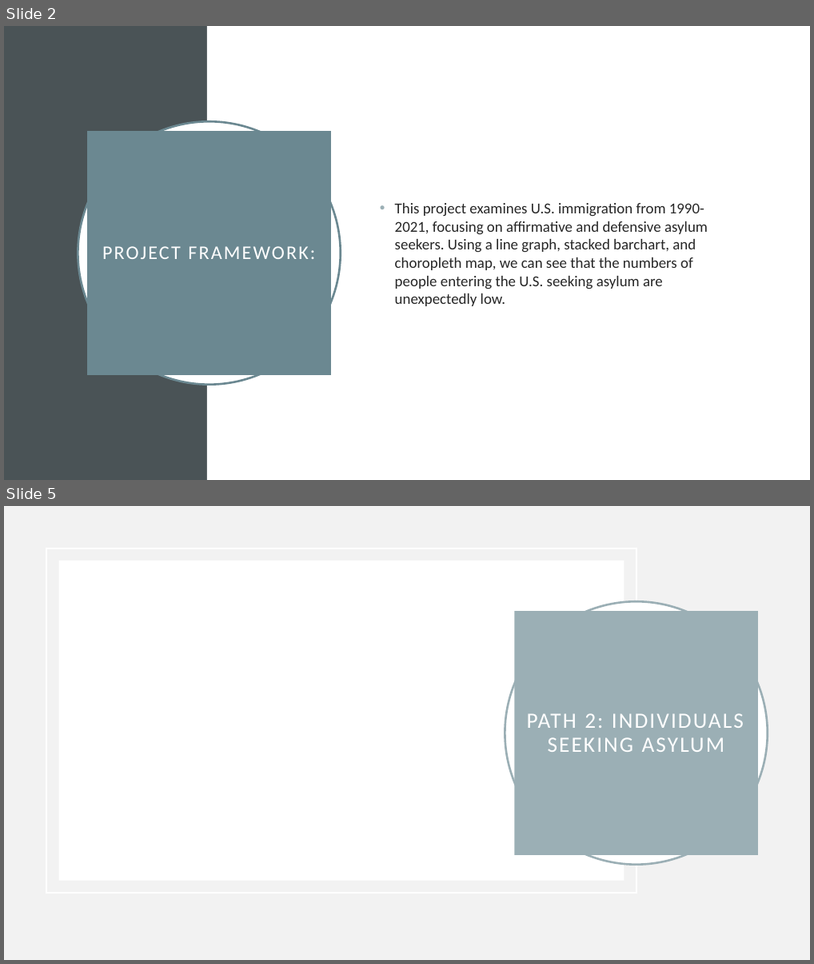
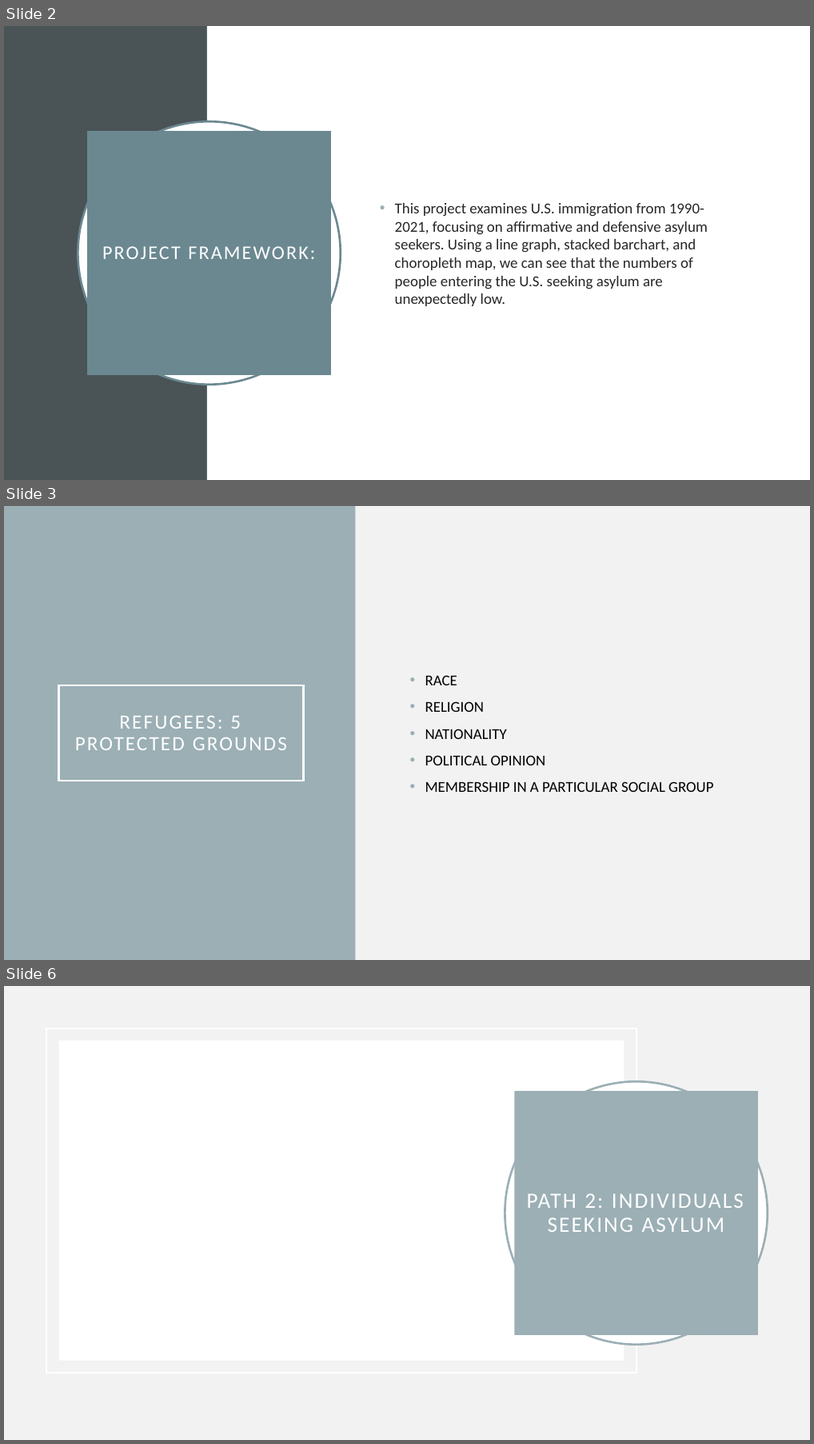
Before and after one commit to ASwigart/groupproject-3, a slide deck: GrpProject3.pptx. Shown one above the other, each under a label of ours: slides 2 and 5 before the commit, slides 2, 3 and 6 after it; the slides between them are not shown. The pictures are 814x964 and 814x1444 pixels, drawn with LibreOffice and Linux fonts; fonts in the diff are those of the drawing. Boxes give left, top, right and bottom in pixels: in the first picture for what was removed or moved away, otherwise in the second. Text is boxed around its words. In the diff, an @@ line names an element or a change of style, - is before the commit and + after.

```diff
--- a/GrpProject3.pptx
+++ b/GrpProject3.pptx
@@ slide 3 added at bbox=[4, 506, 810, 960], background #9BAFB5 @@
@@ rectangle added at bbox=[355, 506, 810, 960], fill #F2F2F2 @@
@@ title added at bbox=[59, 685, 304, 780], outline #FFFFFF 2.5 pt, 24 pt, text #FFFFFF @@
+REFUGEES: 5 PROTECTED GROUNDS
@@ text added at bbox=[426, 675, 714, 792], 18 pt, text #000000 @@
+• RACE
+• RELIGION
+• NATIONALITY
+• POLITICAL OPINION
+• MEMBERSHIP IN A PARTICULAR SOCIAL GROUP
@@ what was slide 5 is now slide 6 @@
```
Also in this commit, not shown: 4 slides changed.
